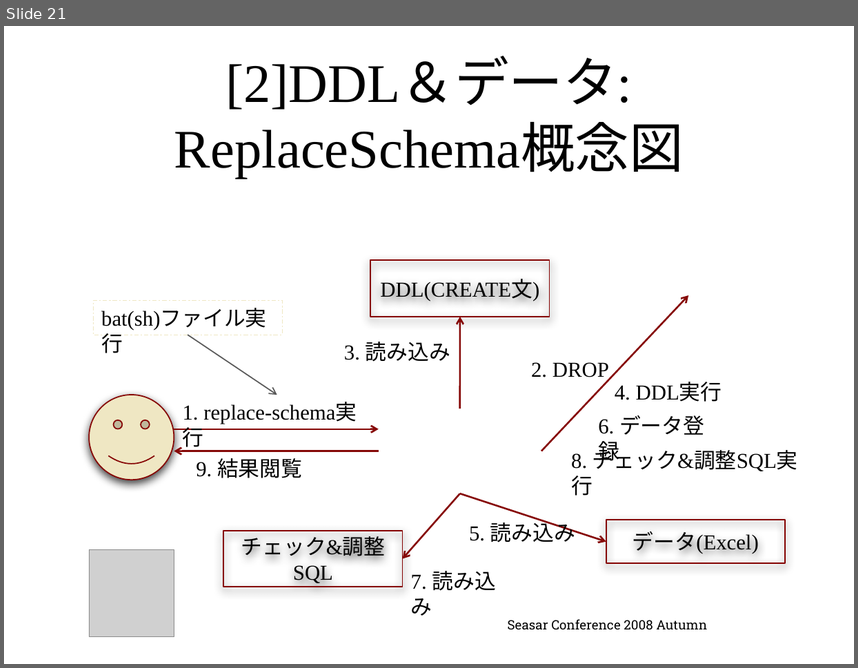
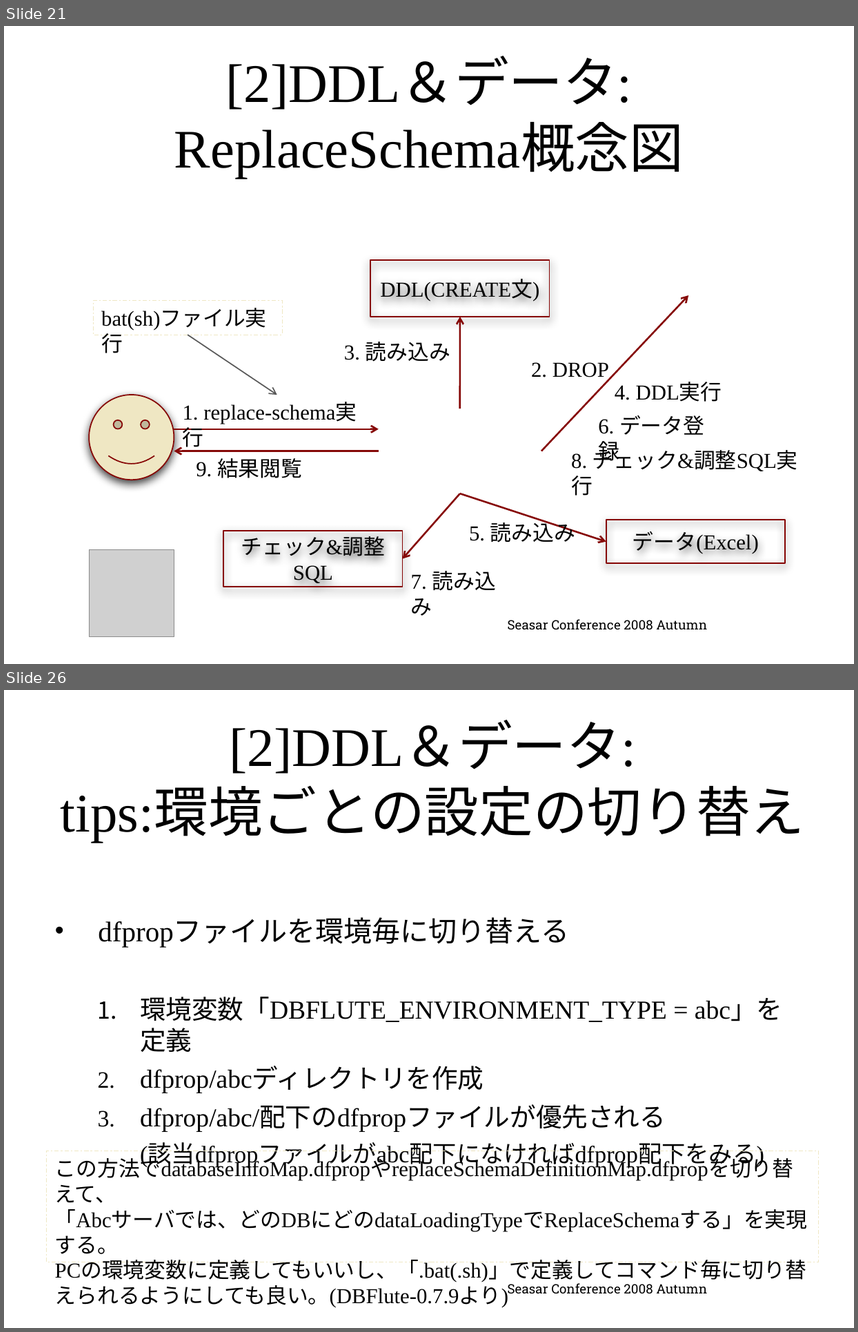
Before and after one commit to seasarorg/dbflute, a slide deck: dbflute/etc/doc/ref/session/resource/GenbaSolution2-sc2008autumn-dbflute.pptx. Shown one above the other, each under a label of ours: slide 21 before the commit, slides 21 and 26 after it; the slides between them are not shown. The pictures are 858x668 and 858x1332 pixels, drawn with LibreOffice and Linux fonts; fonts in the diff are those of the drawing; grey boxes stand for pictures; background and template pictures are left out. Boxes give left, top, right and bottom in pixels: in the first picture for what was removed or moved away, otherwise in the second. Text is boxed around its words. In the diff, an @@ line names an element or a change of style, - is before the commit and + after.

Commit message:
Making conference document.

```diff
--- a/dbflute/etc/doc/ref/session/resource/GenbaSolution2-sc2008autumn-dbflute.pptx
+++ b/dbflute/etc/doc/ref/session/resource/GenbaSolution2-sc2008autumn-dbflute.pptx
@@ slide 26 added at <box>4,690,854,1328</box>, background picture (left out) @@
@@ title added at <box>61,723,805,842</box>, 46 pt, text #000000 @@
+[2]DDL＆データ:
+tips:環境ごとの設定の切り替え
@@ text added at <box>98,919,783,1167</box>, 22 pt, text #000000 @@
+• dfpropファイルを環境毎に切り替える
+  1. 環境変数「DBFLUTE_ENVIRONMENT_TYPE = abc」を定義
+  2. dfprop/abcディレクトリを作成
+  3. dfprop/abc/配下のdfpropファイルが優先される
+    (該当dfpropファイルがabc配下になければdfprop配下をみる)
@@ rectangle added at <box>47,1151,818,1262</box>, outline #000000 0.75 pt dashed, 18 pt, text #000000 @@
+この方法でdatabaseInfoMap.dfpropやreplaceSchemaDefinitionMap.dfpropを切り替えて、
+「Abcサーバでは、どのDBにどのdataLoadingTypeでReplaceSchemaする」を実現する。
+PCの環境変数に定義してもいいし、「.bat(.sh)」で定義してコマンド毎に切り替えられるようにしても良い。(DBFlute-0.7.9より)
@@ text added at <box>508,1283,707,1293</box>, 11 pt, text #000000 @@
+Seasar Conference 2008 Autumn
```
Also in this commit, not shown: 13 slides changed, 3 other slides added.
